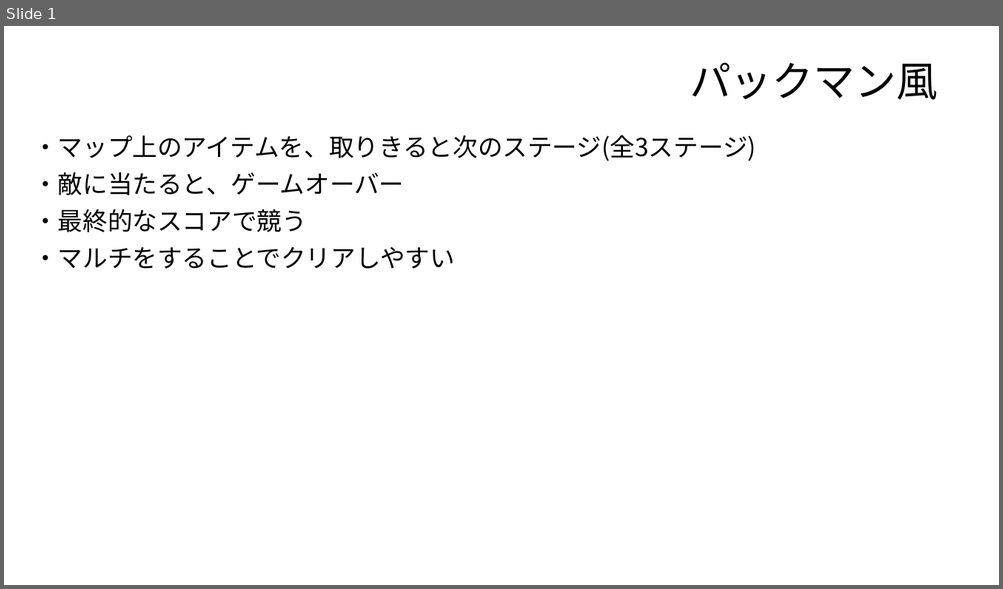
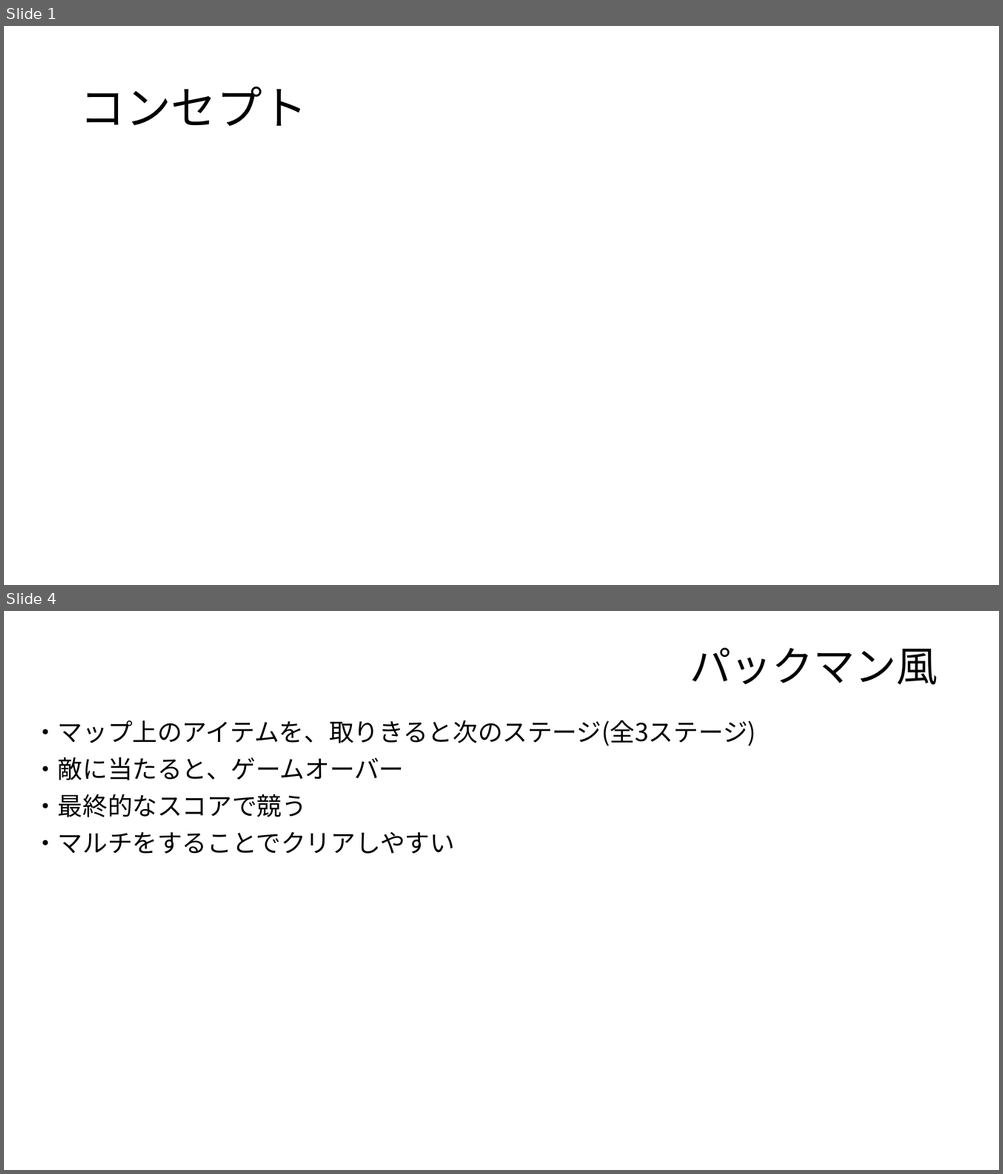
Before and after one commit to Yuito753/C, a slide deck: 企画書.pptx. Shown one above the other, each under a label of ours: slide 1 before the commit, slides 1 and 4 after it; the slides between them are not shown. The pictures are 1003x589 and 1003x1174 pixels, drawn with LibreOffice and Linux fonts; fonts in the diff are those of the drawing. Boxes give left, top, right and bottom in pixels: in the first picture for what was removed or moved away, otherwise in the second. Text is boxed around its words. In the diff, an @@ line names an element or a change of style, - is before the commit and + after.

```diff
--- a/企画書.pptx
+++ b/企画書.pptx
@@ slide 1 added at [4, 26, 999, 585], background #FFFFFF @@
@@ title added at [79, 87, 307, 126], 44 pt, text #000000 @@
+コンセプト
@@ what was slide 1 is now slide 4 @@
```
Also in this commit, not shown: 1 slide changed, 1 other slide added.
